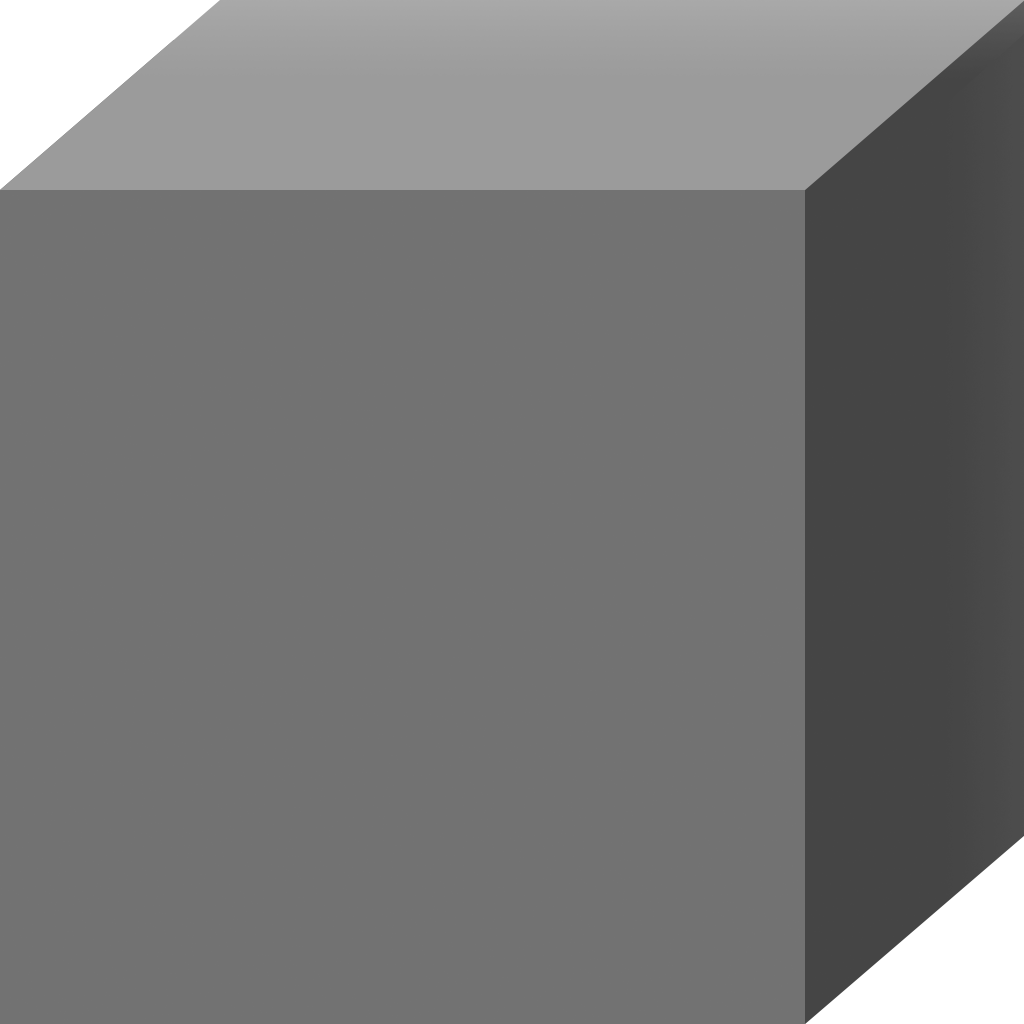
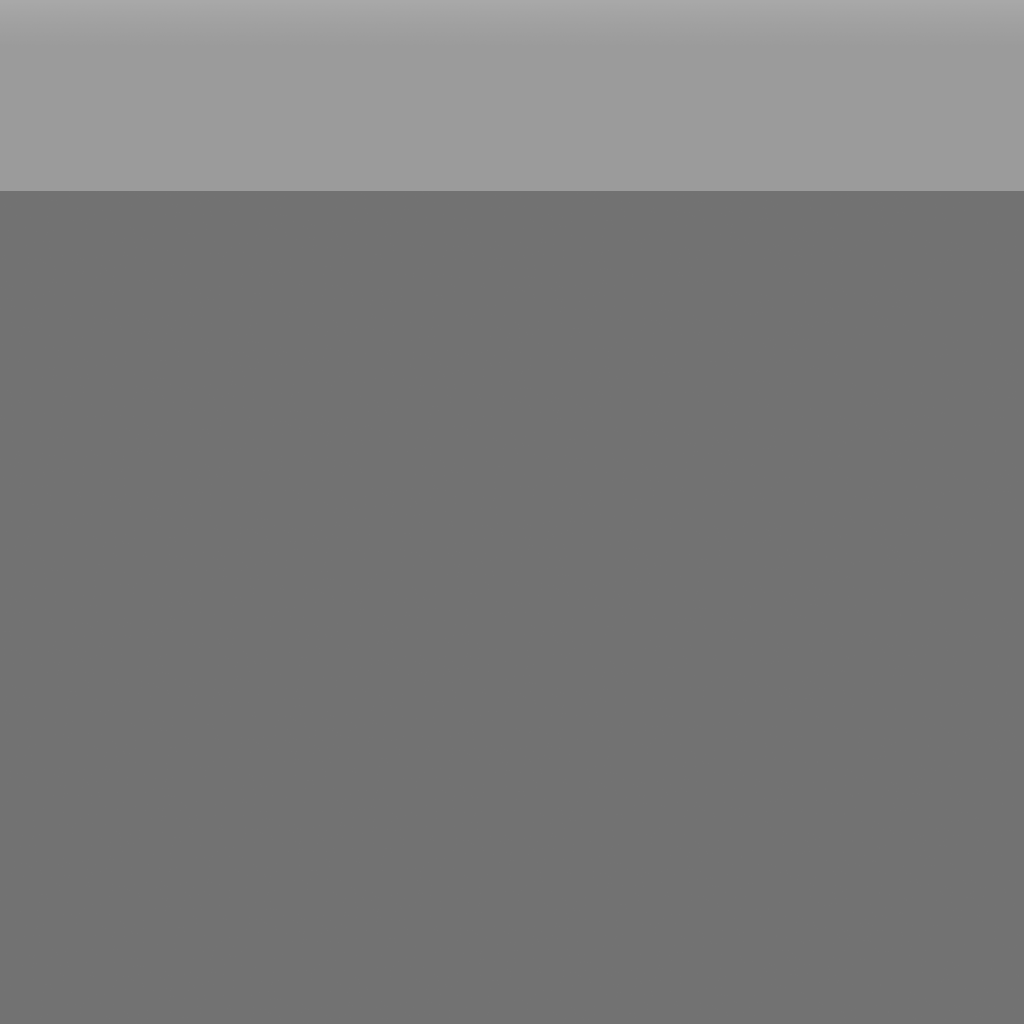
Layer changes from the first 1024 x 1024 image to the second:
added layer "Cube1 copy" above "Cube1" over [0, 0, 1024, 1024]
hid "Cube1" over [0, 0, 1024, 1024]
